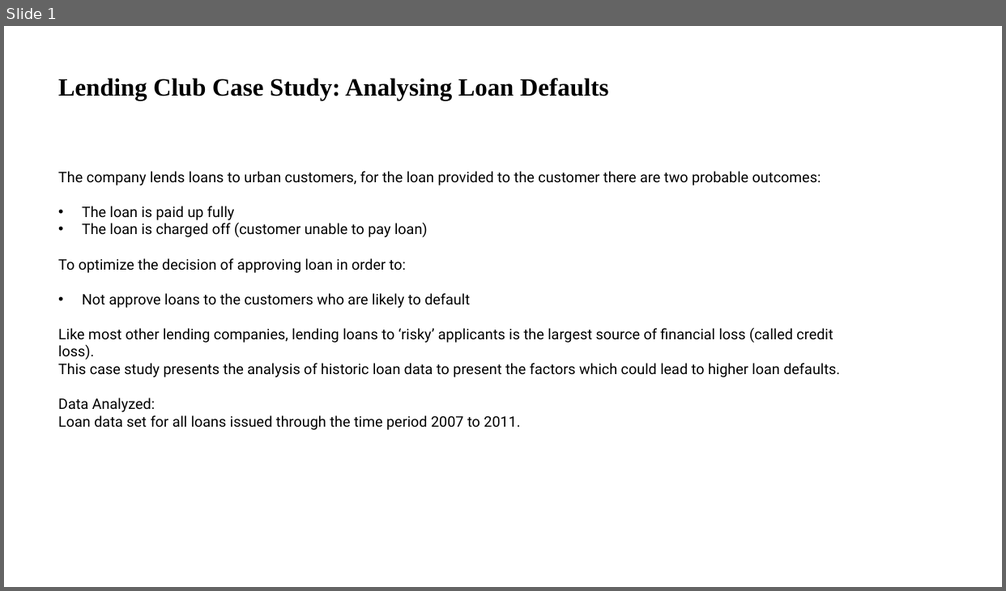
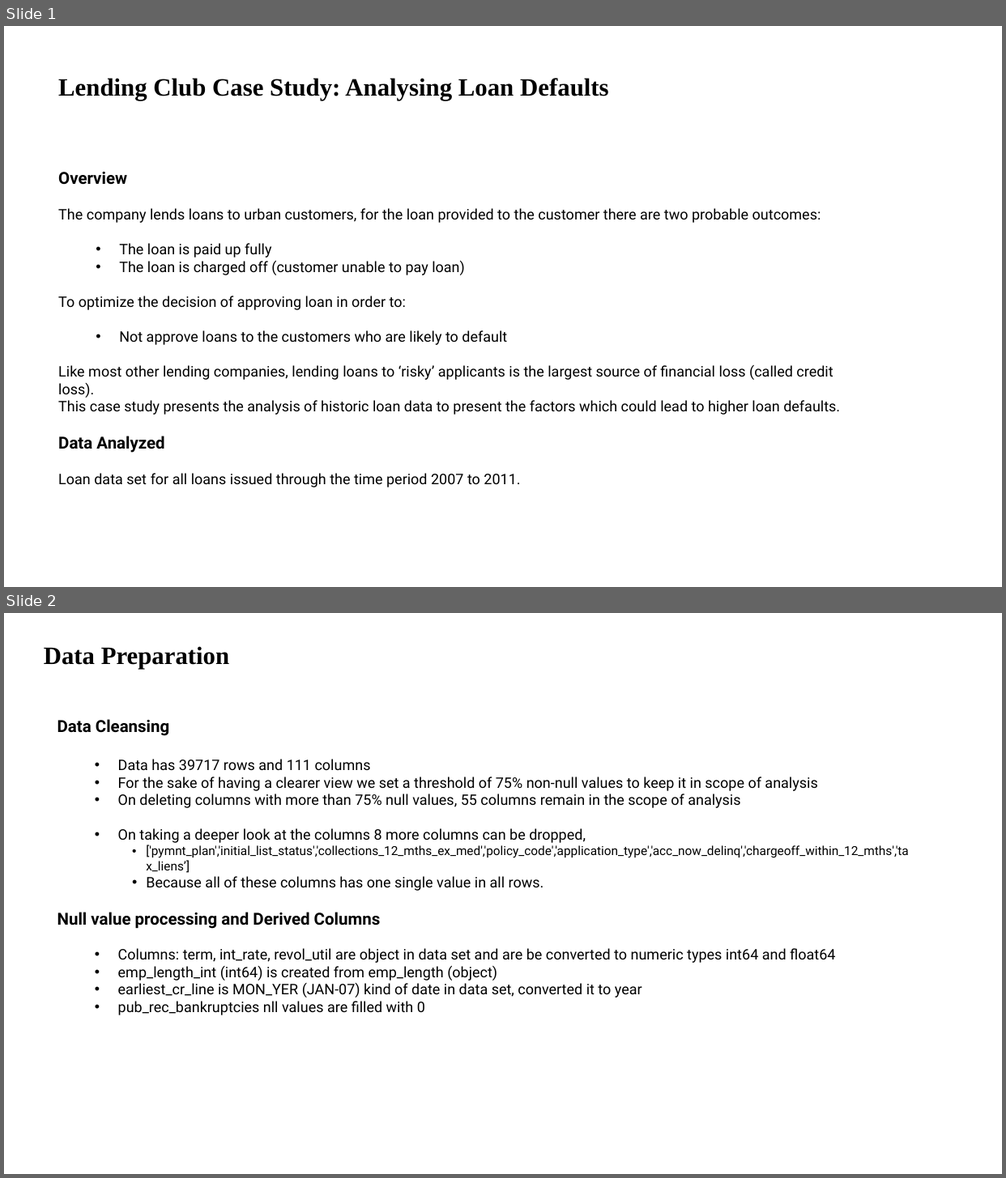
Before and after one commit to VFulara/LendingClubCaseStudy, a slide deck: Presentation.pptx. Shown one above the other, each under a label of ours: slide 1 before the commit, slides 1 and 2 after it. The pictures are 1006x591 and 1006x1178 pixels, drawn with LibreOffice and Linux fonts; fonts in the diff are those of the drawing. Boxes give left, top, right and bottom in pixels: in the first picture for what was removed or moved away, otherwise in the second. Text is boxed around its words. In the diff, an @@ line names an element or a change of style, - is before the commit and + after.

Commit message:
Data cleansing added in presentation

```diff
--- a/Presentation.pptx
+++ b/Presentation.pptx
@@ slide 2 added at [4,613,1002,1174], background #FFFFFF @@
@@ text added at [44,646,229,669], 24 pt, text #000000, bold @@
+Data Preparation
@@ text added at [57,719,908,1016], 14 pt, text #000000 @@
+Data Cleansing
+  • Data has 39717 rows and 111 columns
+  • For the sake of having a clearer view we set a threshold of 75% non-null values to keep it in scope of analysis
+  • On deleting columns with more than 75% null values, 55 columns remain in the scope of analysis
+  • On taking a deeper look at the columns 8 more columns can be dropped,
+    • ['pymnt_plan','initial_list_status','collections_12_mths_ex_med','policy_code','application_type','acc_now_delinq','chargeoff_within_12_mths','tax_liens’]
+    • Because all of these columns has one single value in all rows.
+Null value processing and Derived Columns
+  • Columns: term, int_rate, revol_util are object in data set and are be converted to numeric types int64 and float64
+  • emp_length_int (int64) is created from emp_length (object)
+  • earliest_cr_line is MON_YER (JAN-07) kind of date in data set, converted it to year
+  • pub_rec_bankruptcies nll values are filled with 0
@@ slide 1 changed as well @@
@@ text at [58,172,127,185]: paragraph added @@
+Overview
@@ text at [119,243,507,345]: list level 1 to 2 in "The loan is paid up ..."; list level 1 to 2 in "The loan is charged off ..."; list level 1 to 2 in "Not approve loans to the ..." @@
@@ text at [58,436,164,453]: text changed; size 14 to 16 pt; bold on @@
-Data Analyzed:
+Data Analyzed
```
Also in this commit, not shown: 1 other slide added.
